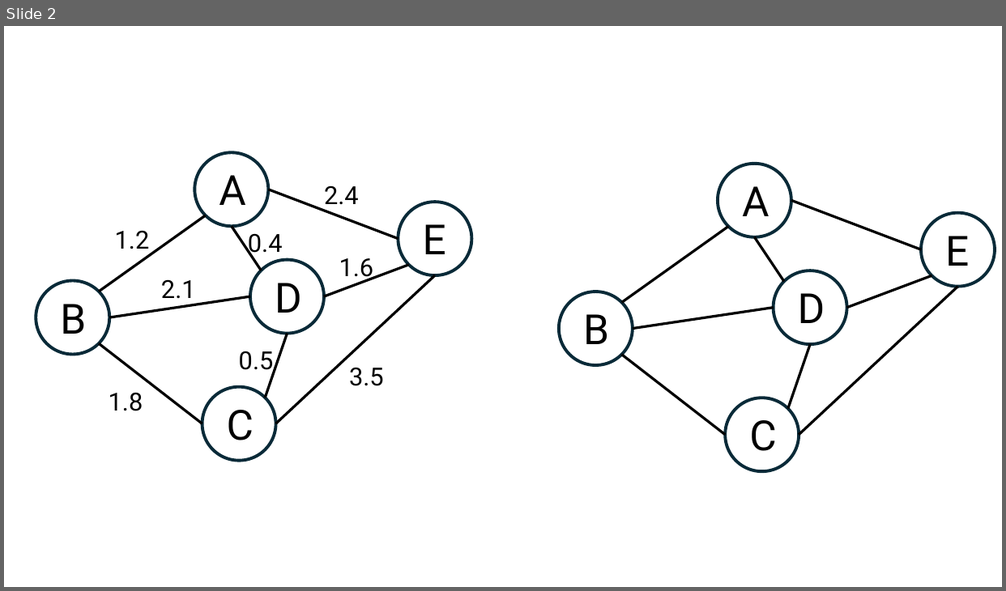
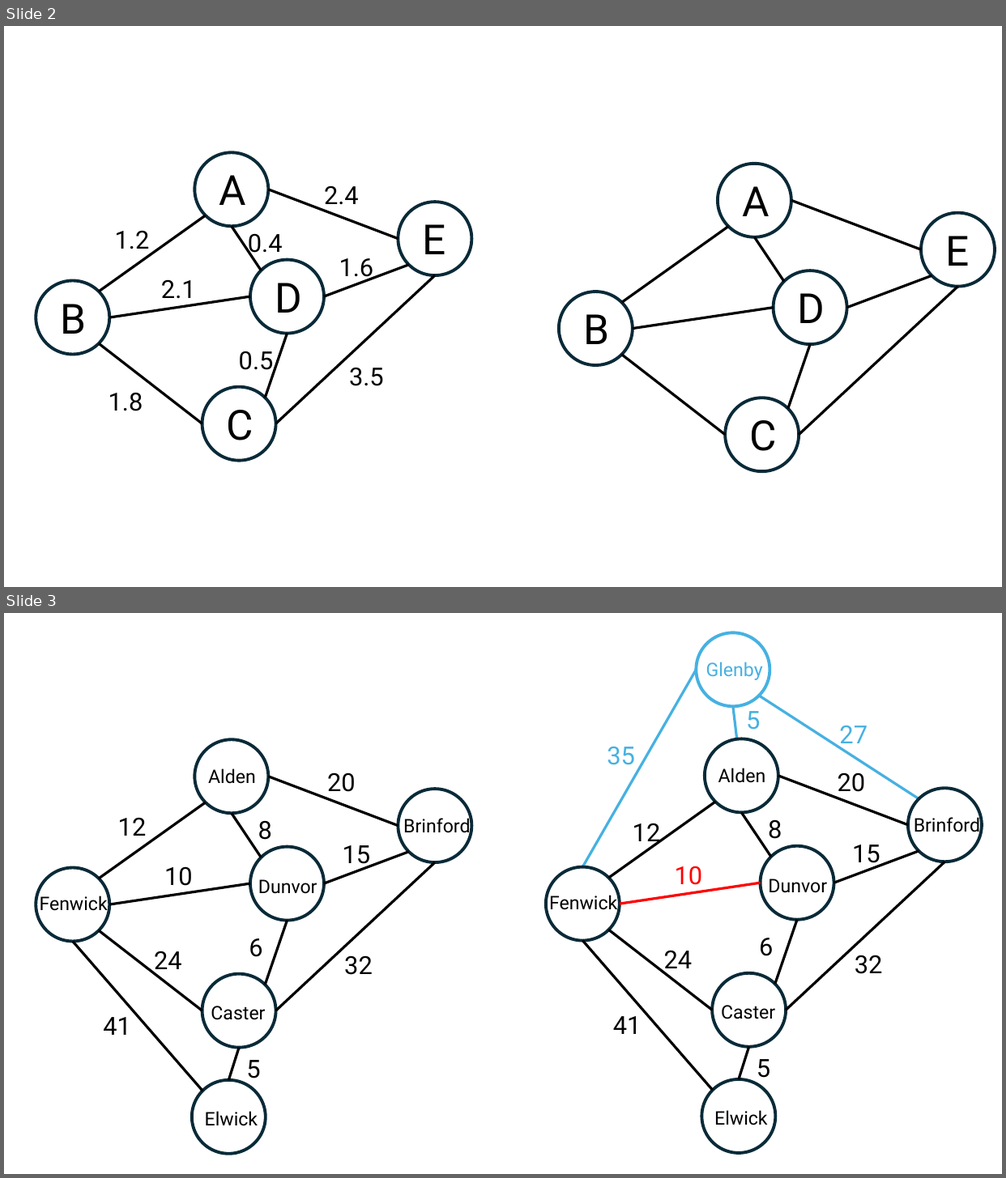
Before and after one commit to engmaths/SEMT10002_2026, a slide deck: media/week_8/diagrams_dicts_tuples.pptx. Shown one above the other, each under a label of ours: slide 2 before the commit, slides 2 and 3 after it. The pictures are 1006x591 and 1006x1178 pixels, drawn with LibreOffice and Linux fonts; fonts in the diff are those of the drawing. Boxes give left, top, right and bottom in pixels: in the first picture for what was removed or moved away, otherwise in the second. Text is boxed around its words. In the diff, an @@ line names an element or a change of style, - is before the commit and + after.

```diff
--- a/media/week_8/diagrams_dicts_tuples.pptx
+++ b/media/week_8/diagrams_dicts_tuples.pptx
@@ slide 3 added at (4, 613, 1002, 1174), background #FFFFFF @@
@@ group added at (546, 632, 982, 1152): 19 texts, 13 lines, 7 ellipses @@
+Glenby
+12
+8
+6
+10
+20
+15
+Alden
+Brinford
+Caster
+Dunvor
+Elwick
+32
+24
+41
+5
+35
+27
+5
@@ text added at (549, 893, 617, 914), 18 pt, text #000000 @@
+Fenwick
@@ group added at (36, 739, 471, 1153): 16 texts, 10 lines, 6 ellipses @@
+12
+8
+6
+10
+20
+15
+Alden
+Brinford
+Caster
+Dunvor
+Fenwick
+Elwick
+32
+24
+41
+5
```
Also in this commit, not shown: 7 other files.
